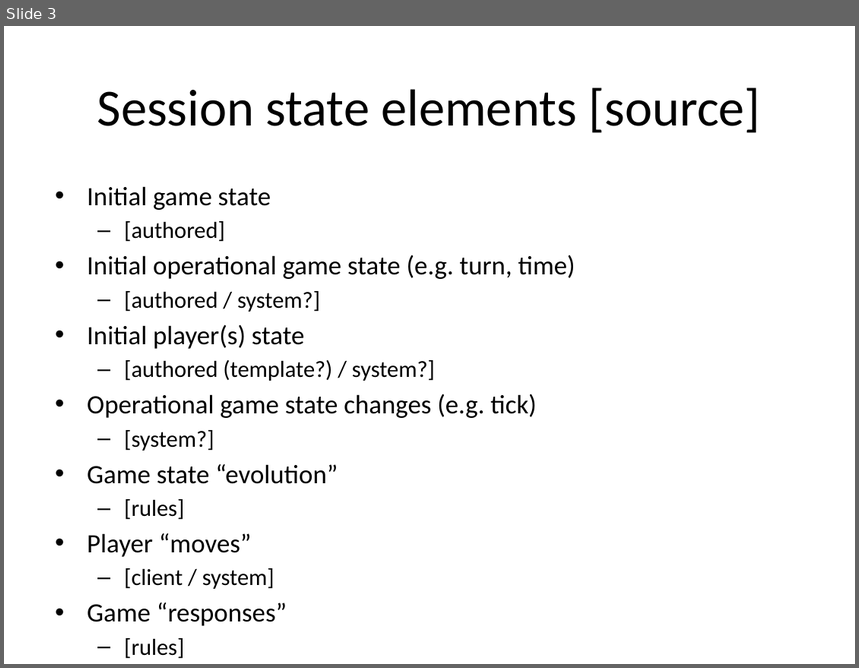
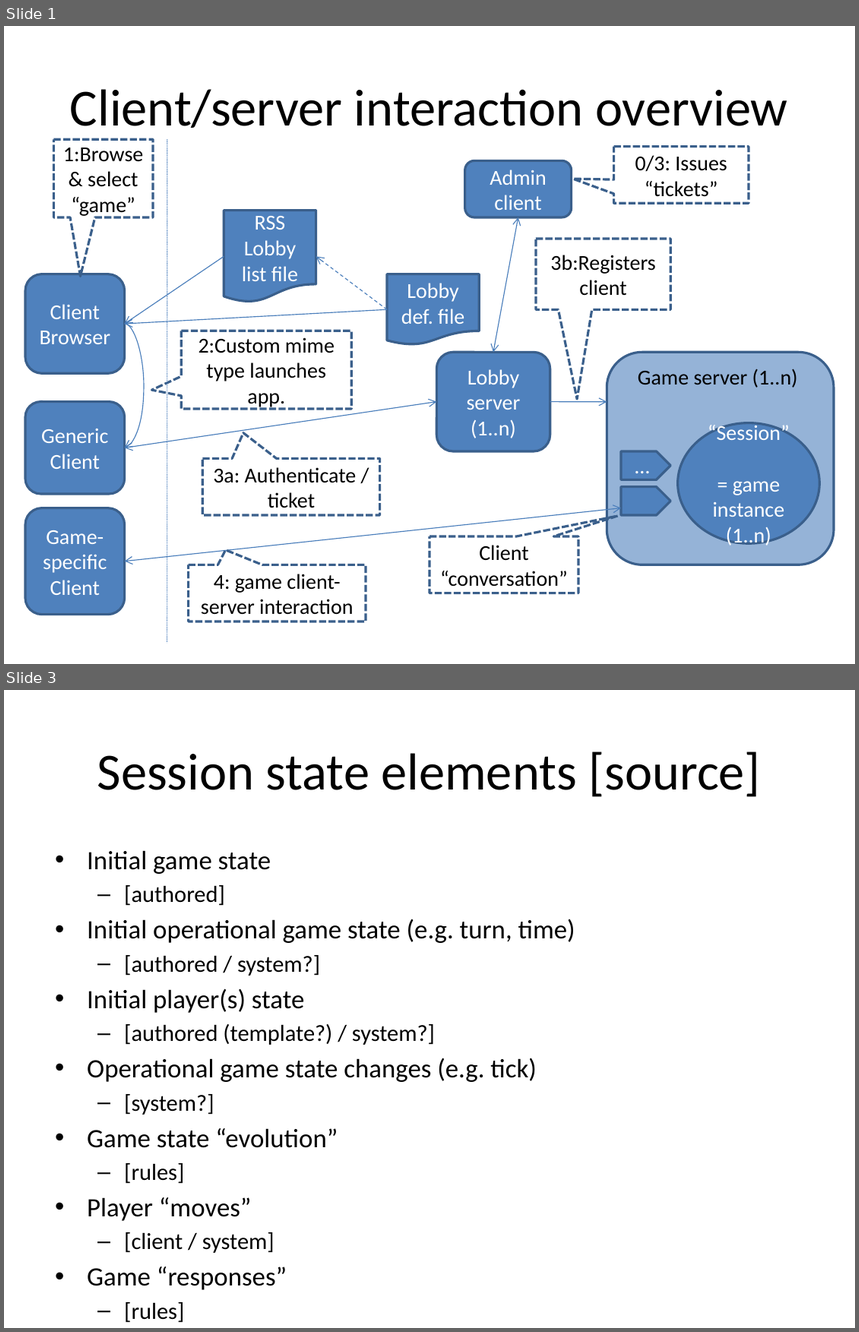
Before and after one commit to cgreenhalgh/droolstest, a slide deck: docs/drools-app-design-notes.pptx. Shown one above the other, each under a label of ours: slide 3 before the commit, slides 1 and 3 after it; the slides between them are not shown. The pictures are 859x668 and 859x1332 pixels, drawn with LibreOffice and Linux fonts; fonts in the diff are those of the drawing. Boxes give left, top, right and bottom in pixels: in the first picture for what was removed or moved away, otherwise in the second. Text is boxed around its words. In the diff, an @@ line names an element or a change of style, - is before the commit and + after.

Commit message:
initial docs on new stuff (client-server, authorapp, etc.)

```diff
--- a/docs/drools-app-design-notes.pptx
+++ b/docs/drools-app-design-notes.pptx
@@ slide 1 added at [4,26,855,664], background #FFFFFF @@
@@ title added at [70,89,788,128], 44 pt, text #000000 @@
+Client/server interaction overview
@@ speech box added at [53,139,153,218], outline #3A5F8C 2 pt dashed, 18 pt, text #000000 @@
+1:Browse & select “game”
@@ line added from (167, 139) to (167, 643), #4B7EBC 0.75 pt dashed @@
@@ rounded rectangle added at [465,161,572,218], fill #4F81BD, outline #3A5F8C 2 pt, 18 pt, text #FFFFFF @@
+Admin client
@@ speech box added at [614,147,749,204], outline #3A5F8C 2 pt dashed, 18 pt, text #000000 @@
+0/3: Issues “tickets”
@@ flow chart document added at [224,211,316,303], fill #4F81BD, outline #3A5F8C 2 pt, 18 pt, text #FFFFFF @@
+RSS Lobby list file
@@ double arrow added from (518, 218) to (493, 352), #4B7EBC 0.75 pt @@
@@ speech box added at [536,239,671,309], outline #3A5F8C 2 pt dashed, 18 pt, text #000000 @@
+3b:Registers client
@@ rounded rectangle added at [25,275,125,374], fill #4F81BD, outline #3A5F8C 2 pt, 18 pt, text #FFFFFF @@
+Client Browser
@@ arrow added from (224, 257) to (125, 324), #4B7EBC 0.75 pt @@
@@ arrow added from (387, 309) to (316, 257), #4B7EBC 0.75 pt dashed @@
@@ flow chart document added at [387,275,479,345], fill #4F81BD, outline #3A5F8C 2 pt, 18 pt, text #FFFFFF @@
+Lobby def. file
@@ arrow added from (387, 309) to (125, 324), #4B7EBC 0.75 pt @@
@@ curved arrow added from (125, 324) to (125, 449), #4B7EBC 0.75 pt @@
@@ speech box added at [181,331,351,409], outline #3A5F8C 2 pt dashed, 18 pt, text #000000 @@
+2:Custom mime type launches app.
@@ rounded rectangle added at [436,352,550,452], fill #4F81BD, outline #3A5F8C 2 pt, 18 pt, text #FFFFFF @@
+Lobby server
+(1..n)
@@ rounded rectangle added at [607,352,834,565], fill #95B3D7, outline #3A5F8C 2 pt @@
@@ text added at [638,369,798,388], 18 pt, text #000000 @@
+Game server (1..n)
@@ rounded rectangle added at [25,402,125,494], fill #4F81BD, outline #3A5F8C 2 pt, 18 pt, text #FFFFFF @@
+Generic Client
@@ double arrow added from (125, 449) to (436, 402), #4B7EBC 0.75 pt @@
@@ arrow added from (550, 402) to (607, 402), #4B7EBC 0.75 pt @@
@@ ellipse added at [678,423,820,544], fill #4F81BD, outline #3A5F8C 2 pt, 18 pt, text #FFFFFF @@
+“Session”
+= game instance
+(1..n)
@@ speech box added at [202,458,379,515], outline #3A5F8C 2 pt dashed, 18 pt, text #000000 @@
+3a: Authenticate / ticket
@@ pentagon arrow added at [621,452,671,480], fill #4F81BD, outline #3A5F8C 2 pt, 18 pt, text #FFFFFF @@
+…
@@ pentagon arrow added at [621,487,671,515], fill #4F81BD, outline #3A5F8C 2 pt @@
@@ rounded rectangle added at [25,509,125,615], fill #4F81BD, outline #3A5F8C 2 pt, 18 pt, text #FFFFFF @@
+Game-specific Client
@@ double arrow added from (125, 561) to (621, 509), #4B7EBC 0.75 pt @@
@@ speech box added at [430,537,579,594], outline #3A5F8C 2 pt dashed, 18 pt, text #000000 @@
+Client “conversation”
@@ speech box added at [189,565,366,622], outline #3A5F8C 2 pt dashed, 18 pt, text #000000 @@
+4: game client-server interaction
```
Also in this commit, not shown: 1 slide changed, 1 slide removed, 3 other files.
